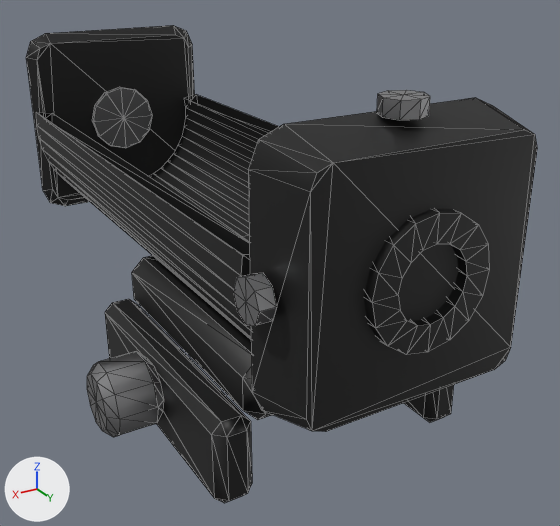
Two versions of the glTF model assets/models/items/laser_module.glb, one commit apart.
Camera for both pictures: a 50 mm lens placed at (0.0388, 0.0772, 0.0256), pointed at (-0.0033, 0.0071, -0.0095). Arrows for +X, +Y and +Z are at lower left; the lights stay in place. The picture after the commit comes second. Mesh edges are drawn as thin lines. Vertices at exactly the same position are counted once.

In view in the first picture: 'body'.
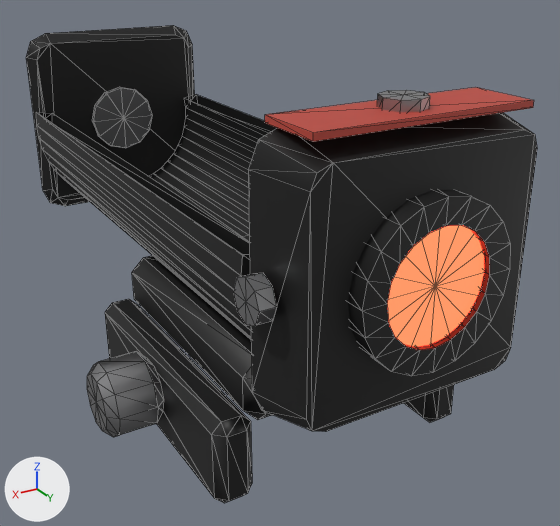
Where the change shows, as pixel boxes [x1, y1, x2, y2] in the pictures (560 x 526 px; the box of a moved part takes in the faces that stretch with it):
part 1 of me_body, added (red)
    after: [265, 87, 534, 142]
part 2 of me_body, rebuilt (29% wider, 27% taller)
    before: [364, 209, 489, 355]
    after: [348, 190, 510, 376]
part 3 of me_body, moved or reshaped (not visible before)
    after: [387, 225, 484, 347]

The change, as a diff of the scene's bpy script:
```diff
--- a/assets/models/items/laser_module.glb.py
+++ b/assets/models/items/laser_module.glb.py
@@ mat_red @@
+mat_red = principled_material('Red')
+mat_red.base_color = (0.5, 0.06, 0.04)  # red #bc4538
+mat_red.roughness = 0.6
@@ me_body @@
 # used by ob_body; location = (0.0, 0.0, 0.0)
-me_body.from_pydata(...)  # 464 vertices, 876 faces; spans x -0.0145..0.0205, y -0.035..0.036, z -0.0235..0.014
+me_body.from_pydata(...)  # 496 vertices, 936 faces; spans x -0.0145..0.0205, y -0.035..0.0368, z -0.0235..0.014
+# me_body part 1: a new loose piece, a box spanning x -0.0105..0.0105, y 0.02795..0.03445, z 0.0125..0.0131, in mat_red (red #bc4538)
+# me_body part 2: the loose piece of 64 vertices spanning x -0.006..0.006, y 0.031..0.036, z -0.006..0.006 is rebuilt with 80 vertices and now spans x -0.0075..0.0075, y 0.031..0.0368, z -0.0075..0.0075
+# me_body part 3
+# 25 vertices are removed from x -0.0036..0.0036, y 0.033..0.0345, z -0.0036..0.0036
+# 48 faces are deleted
+# 17 vertices are added at x -0.0054..0.0054, y 0.033..0.0362, z -0.0054..0.0054
+# 16 new vertices lie (0.0, 0.0032, 0.0) away from vertices in x -0.0054..0.0054, y 0.033, z -0.0054..0.0054
+# 64 new faces join them, mat_lampred (red #bc3027, glowing red #ff3f27)
 me_body.materials.append(mat_black)
@@ me_body @@
 me_body.materials.append(mat_steel)
+me_body.materials.append(mat_red)  # red #bc4538
```
